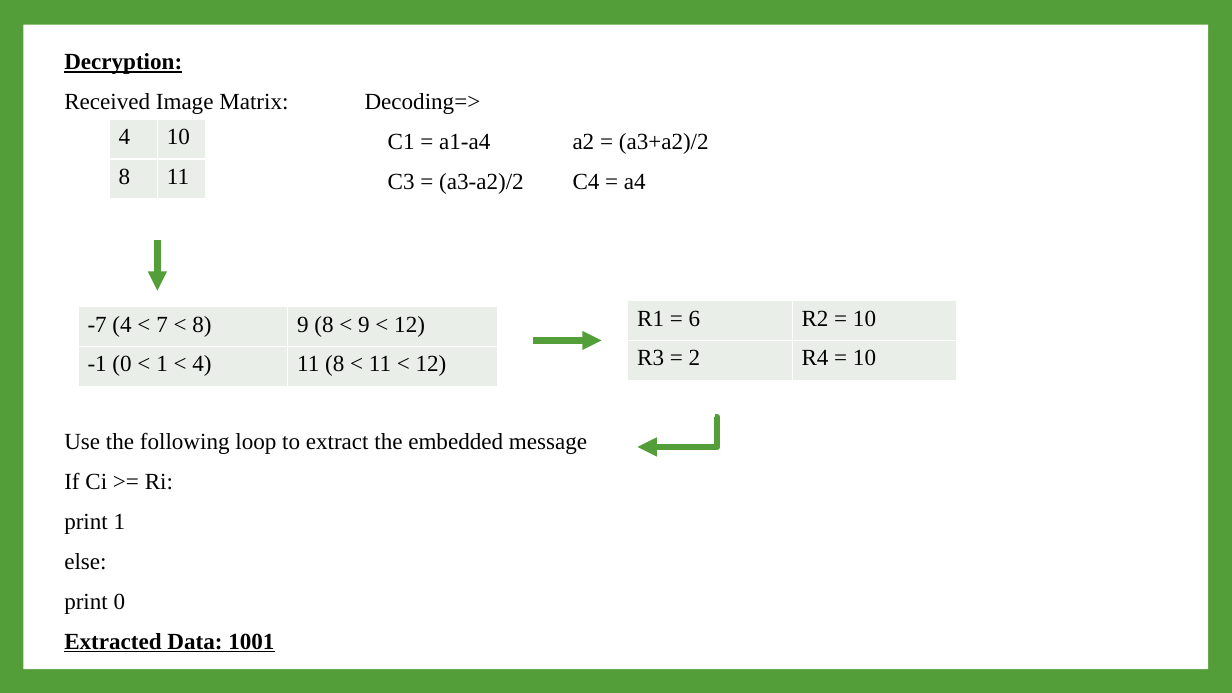
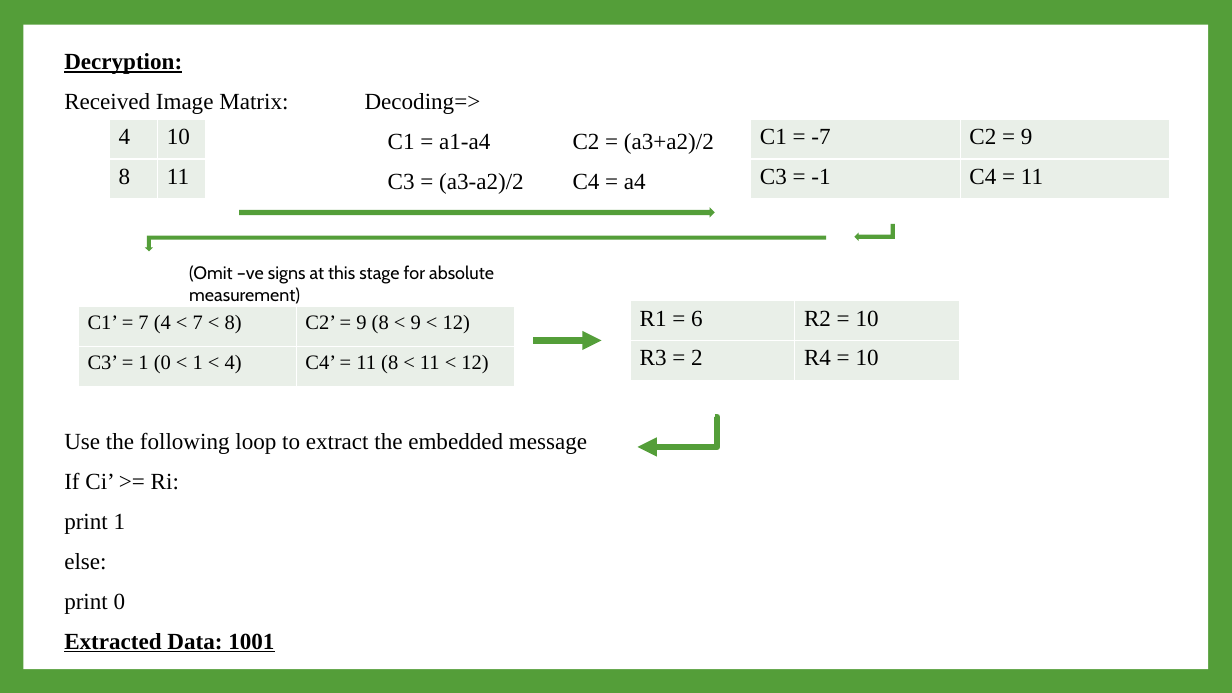
Before and after one commit to Soumil-Biswas/GCECT-2019-2023-Project-Soumit-Chowdhury-, a slide deck: slide 22 of Project Folder/Project V4 sem 8 (Final).pptx. Drawn at 1232x693 pixels with LibreOffice and Linux fonts; fonts in the diff are those of the drawing. Boxes give left, top, right and bottom in pixels: in the first picture for what was removed or moved away, otherwise in the second. Text is boxed around its words. In the diff, an @@ line names an element or a change of style, - is before the commit and + after.

```diff
--- a/Project Folder/Project V4 sem 8 (Final).pptx
+++ b/Project Folder/Project V4 sem 8 (Final).pptx
@@ table added at (750, 119, 1170, 199), 2 rows, 2 columns @@
+C1 = -7 | C2 = 9
+C3 = -1 | C4 = 11
@@ text at (388, 133, 714, 154): text changed @@
-C1 = a1-a4 a2 = (a3+a2)/2
+C1 = a1-a4 C2 = (a3+a2)/2
@@ right arrow added at (239, 207, 715, 217), fill #549E39 @@
@@ bent up arrow added at (145, 236, 826, 251), fill #549E39 @@
@@ bent up arrow added at (854, 224, 895, 242), fill #549E39 @@
@@ arrow removed from (157, 240) to (157, 291) @@
@@ text added at (189, 265, 494, 304), 14 pt, text #000000 @@
+(Omit –ve signs at this stage for absolute measurement)
@@ table at (79, 307, 515, 386) @@
-row 1, column 1: -7 (4 < 7 < 8)
+row 1, column 1: C1’ = 7 (4 < 7 < 8)
-row 1, column 2: 9 (8 < 9 < 12)
+row 1, column 2: C2’ = 9 (8 < 9 < 12)
-row 2, column 1: -1 (0 < 1 < 4)
+row 2, column 1: C3’ = 1 (0 < 1 < 4)
-row 2, column 2: 11 (8 < 11 < 12)
+row 2, column 2: C4’ = 11 (8 < 11 < 12)
@@ table: place and size @@
-table at (79, 307, 498, 386)
+table at (79, 307, 515, 386)
@@ text at (64, 472, 179, 490): text changed @@
-If Ci >= Ri:
+If Ci’ >= Ri:
```
Also in this commit, not shown: 5 other slides changed, 1 other file.
